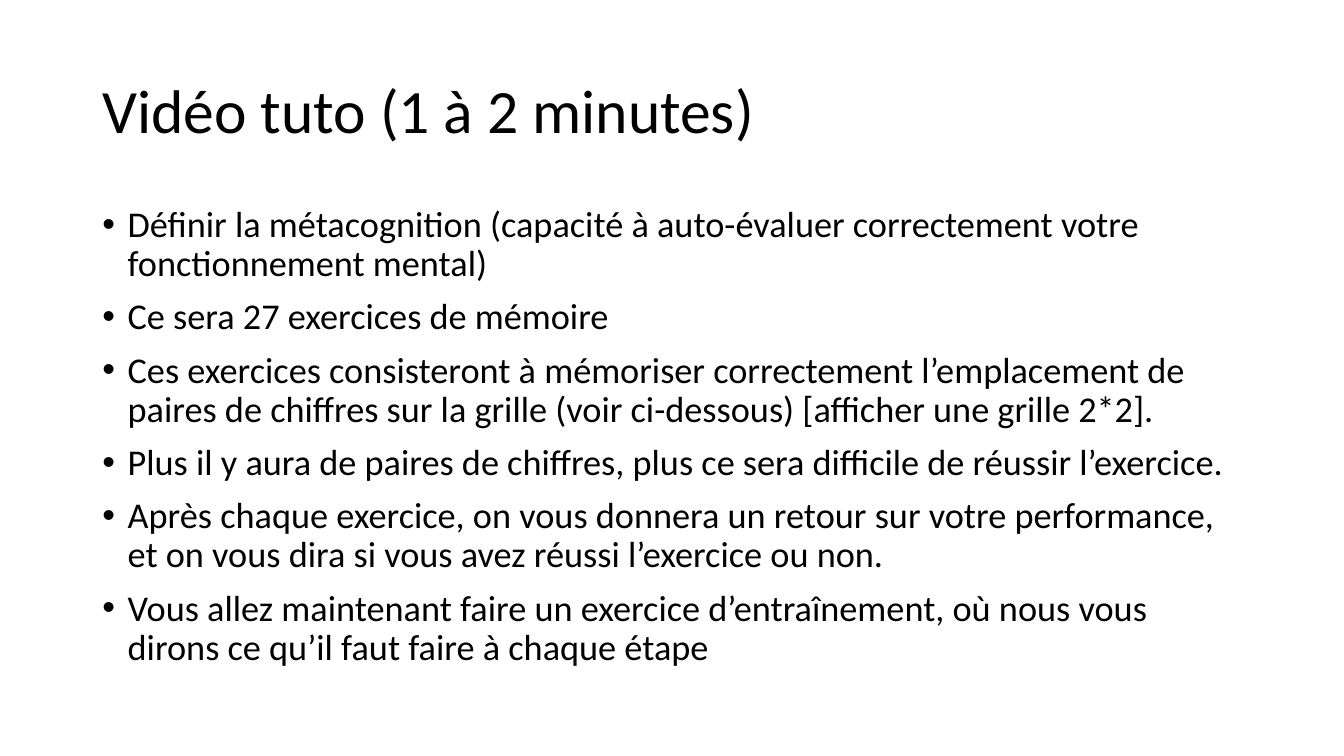
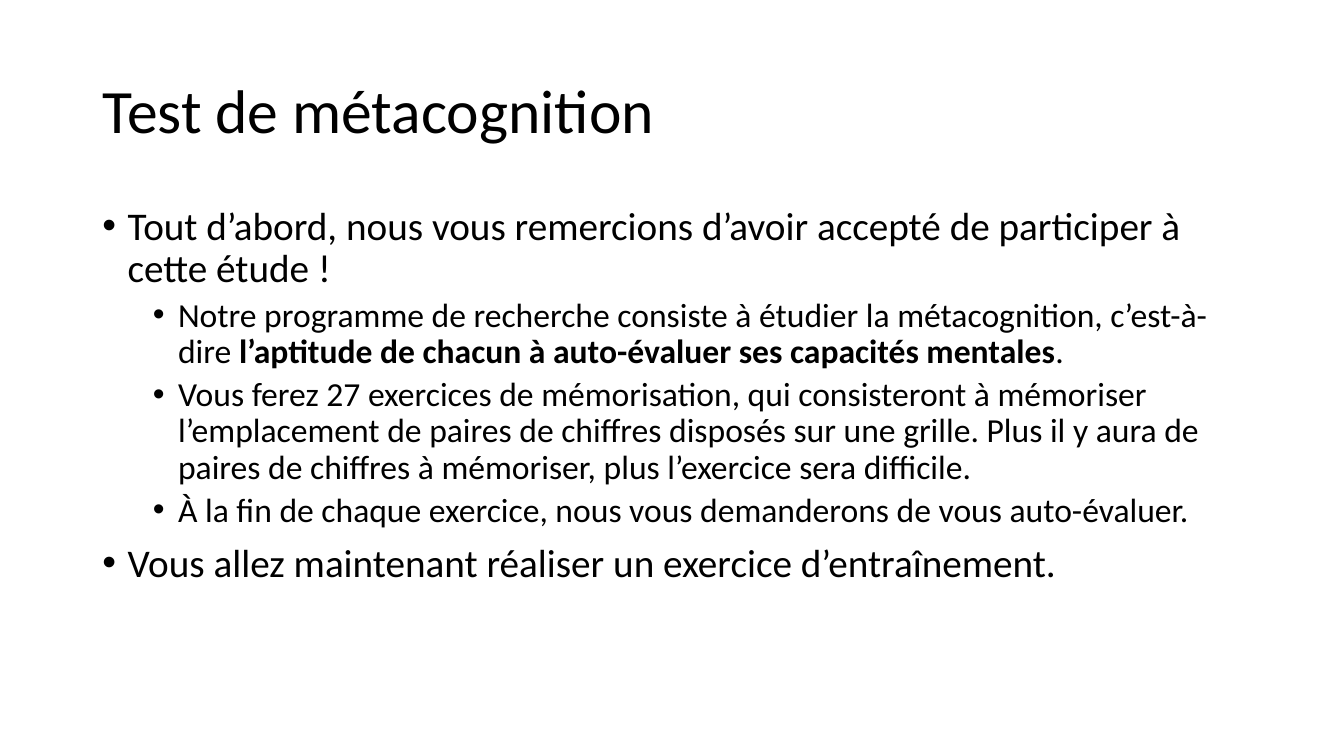
Before and after one commit to MBB-team/Online_Testing, a slide deck: slide 2 of src/SE2/Stimuli/Instructions_Rewarded.pptx. Drawn at 1344x756 pixels with LibreOffice and Linux fonts; fonts in the diff are those of the drawing. Boxes give left, top, right and bottom in pixels: in the first picture for what was removed or moved away, otherwise in the second. Text is boxed around its words. In the diff, an @@ line names an element or a change of style, - is before the commit and + after.

```diff
--- a/src/SE2/Stimuli/Instructions_Rewarded.pptx
+++ b/src/SE2/Stimuli/Instructions_Rewarded.pptx
@@ title at (102,90,653,144): text changed @@
-Vidéo tuto (1 à 2 minutes)
+Test de métacognition
@@ text at (128,212,1207,578): text changed; size 25.9 to 24 pt @@
-• Définir la métacognition (capacité à auto-évaluer correctement votre fonctionnement mental)
-• Ce sera 27 exercices de mémoire
-• Ces exercices consisteront à mémoriser correctement l’emplacement de paires de chiffres sur la grille (voir ci-dessous) [afficher une grille 2*2].
-• Plus il y aura de paires de chiffres, plus ce sera difficile de réussir l’exercice.
-• Après chaque exercice, on vous donnera un retour sur votre performance, et on vous dira si vous avez réussi l’exercice ou non.
-• Vous allez maintenant faire un exercice d’entraînement, où nous vous dirons ce qu’il faut faire à chaque étape
+• Tout d’abord, nous vous remercions d’avoir accepté de participer à cette étude !
+  • Notre programme de recherche consiste à étudier la métacognition, c’est-à-dire l’aptitude de chacun à auto-évaluer ses capacités mentales.
+  • Vous ferez 27 exercices de mémorisation, qui consisteront à mémoriser l’emplacement de paires de chiffres disposés sur une grille. Plus il y aura de paires de chiffres à mémoriser, plus l’exercice sera difficile.
+  • À la fin de chaque exercice, nous vous demanderons de vous auto-évaluer.
+• Vous allez maintenant réaliser un exercice d’entraînement.
```
Also in this commit, not shown: 2 other slides changed, 10 other files.
